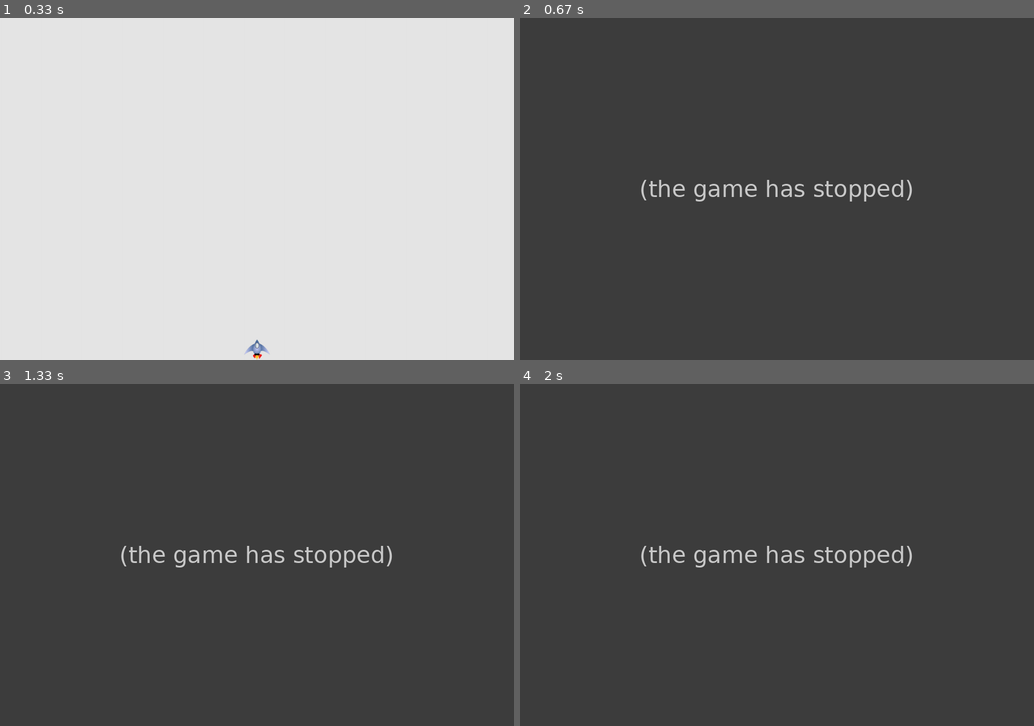
Above: before the commit, frames 1-4 (two rows, left to right).
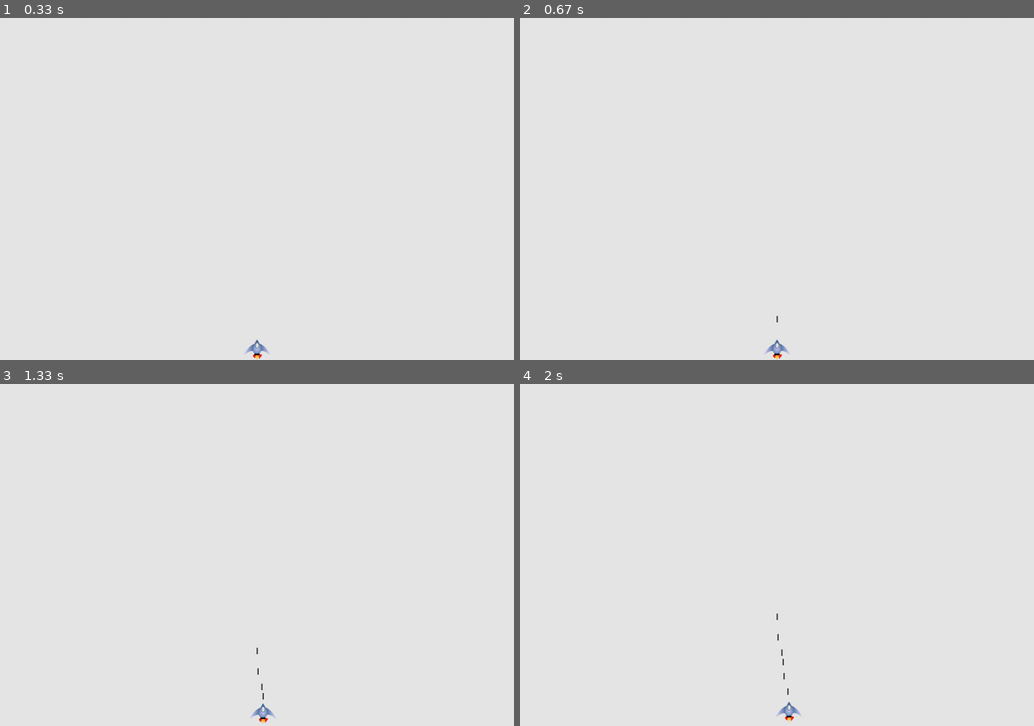
Above: after the commit, the same moments.

Repository: Dannyang/pywork
Game: pygame game, started from mypygame/alien_invasion.py
Two runs of this game, one before a commit and one after it. Both use one fixed random seed, a clock stepped at 60 frames per second and the inputs below.
Inputs:
- Up to frame 1 (0.33 s): no input
- Up to frame 2 (0.67 s): tap Space at 0.33 s
- Up to frame 3 (1.33 s): hold Right 0.67-1.13 s; tap Space at 0.73, 1.03, 1.23 s; hold Up from 1.17 s (still down)
- Up to frame 4 (2 s): release Up at 1.47 s; hold Right 1.5-1.97 s; tap Space at 1.57, 1.87 s

Frame 1 is identical in both runs. In frame 2, 100% of the frame differs, in the area x 0-100%, y 0-100%; in frame 3, 100%; in frame 4, 100%.
Error before the commit: TypeError: Argument must be rect style object (bullet.py line 14); the game stopped at 0.33 s (later frames are placeholders)

Commit message:
修复发射子弹无法更新子弹位置bug

Diff:
--- a/mypygame/alien_invasion.py
+++ b/mypygame/alien_invasion.py
@@ -59,6 +59,8 @@
             self.bullets.add(new_bullet)
 
     def remove_unnecessary_bullet(self, bullets):
+        # 更新管理组里所有的bullet对象的位置，并移除已经在屏幕外的bullet实例
+        self.bullets.update()
         for bullet in bullets:
             if bullet.bullet_rec.top <= 0:
                 bullets.remove(bullet)
--- a/mypygame/bullet.py
+++ b/mypygame/bullet.py
@@ -11,12 +11,13 @@
         self.setting = Setting()
         self.color = self.setting.bullet_color
         # 使用pygame新建一个碰撞体
-        self.bullet_rec = pygame.Rect((0, 0), self.setting.bullet_width, self.setting.bullet_height)
+        self.bullet_rec = pygame.Rect(0, 0, self.setting.bullet_width, self.setting.bullet_height)
         # 矫正位置从船头顶部中间发出
-        self.bullet_rec.midbottom = ai_game.ship.image_rect.mid_top
+        self.bullet_rec.midbottom = ai_game.ship.image_rect.midtop
         self.y = float(self.bullet_rec.y)
 
-    def update_position(self):
+    # 需要重写父类Sprite update方法更新rec位置
+    def update(self):
         # 向上移动式y坐标减小
         self.y -= self.setting.bullet_speed
         self.bullet_rec.y = self.y
--- a/mypygame/settings.py
+++ b/mypygame/settings.py
@@ -5,10 +5,10 @@
         self.screen_width = 1200
         self.screen_height = 800
         self.bg_color = (230, 230, 230)
-        self.speed_set = 1.0
+        self.speed_set = 0.5
 
         # Bullet settings
-        self.bullet_speed = 2.0
+        self.bullet_speed = 1.0
         self.bullet_width = 3
         self.bullet_height = 15
         self.bullet_color = (60, 60, 60)
